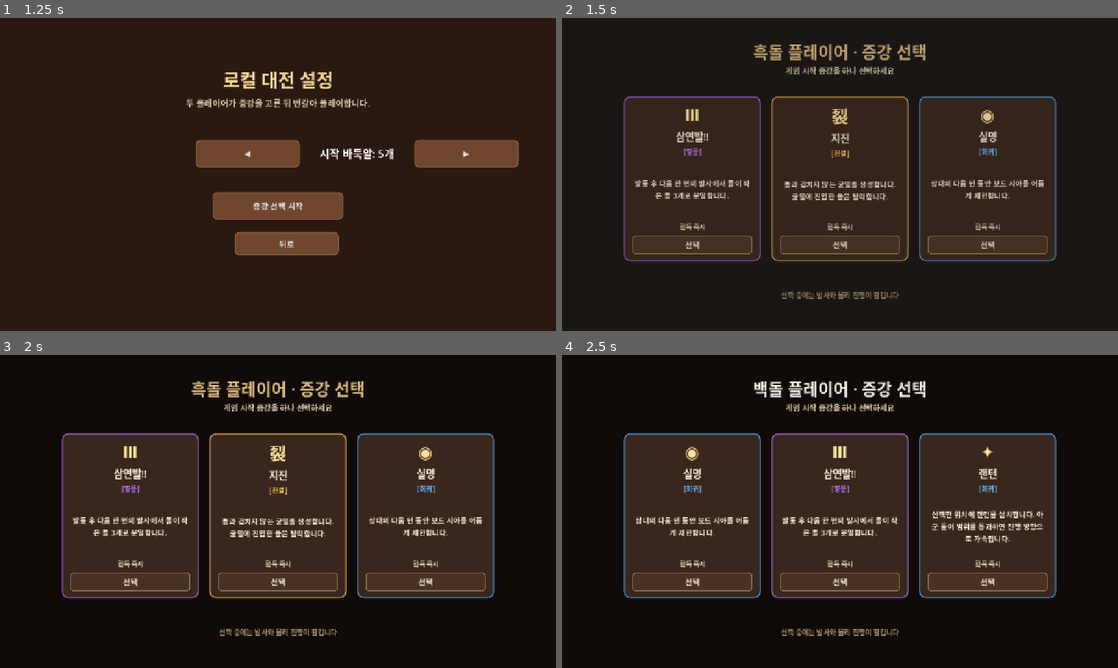
Above: before the commit, frames 1-4 (two rows, left to right).
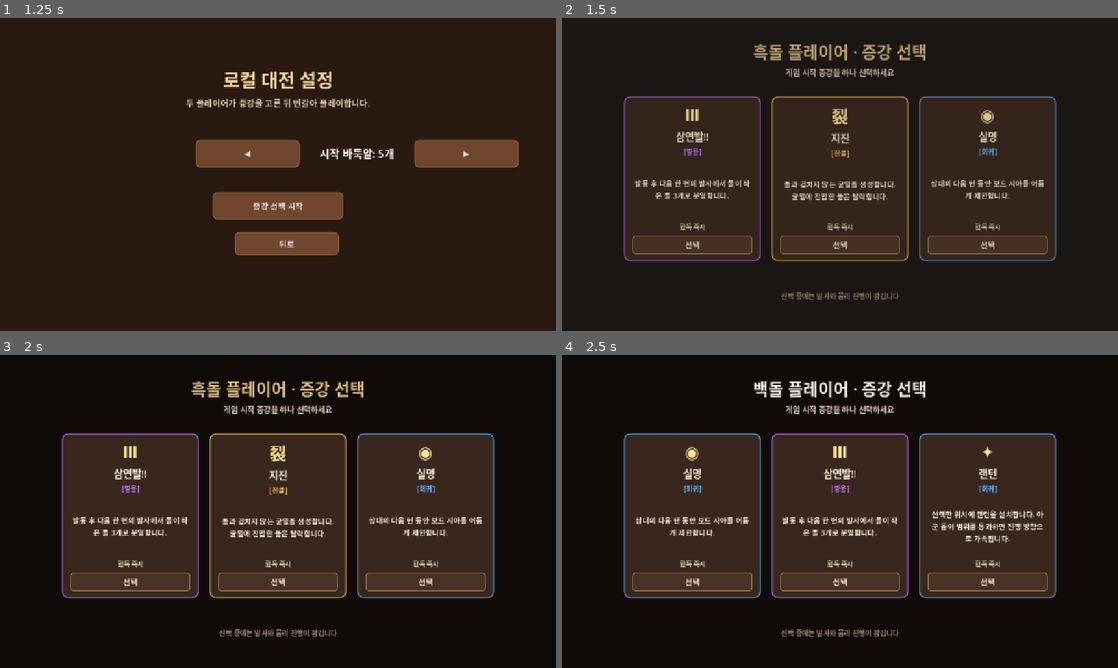
Above: after the commit, the same moments.

Repository: peeta0126/AugmentAlkkagi
Game: Godot game, scene res://scenes/main.tscn
The game is run twice, just before and just after one commit, with the same random seed, the same clock (stepped at 60 frames per second) and the same inputs.
Inputs:
- Up to frame 1 (1.25 s): click "로컬 대전 시작" at 0.5 s
- Up to frame 2 (1.5 s): click "증강 선택 시작" at 1.25 s
- Up to frame 3 (2 s): no input
- Up to frame 4 (2.5 s): click "선택" at 2 s

Frame 1 is identical in both runs. In frame 2, 0.5% of the frame differs, in the area x 39-61%, y 15-90%; in frame 3, 0.6%; in frame 4, 0.6%.

Commit message:
refactor(ui): extract augment selection screen

Diff:
--- /dev/null
+++ b/scenes/ui/augment_selection.tscn
@@ -0,0 +1,82 @@
+[gd_scene load_steps=3 format=3]
+
+[ext_resource type="Script" uid="uid://dyua56884ygjq" path="res://scripts/ui/augment_selection.gd" id="1_script"]
+[ext_resource type="PackedScene" uid="uid://w5y8c20221m7" path="res://scenes/ui/augment_card.tscn" id="2_card"]
+
+[node name="AugmentSelection" type="Control"]
+layout_mode = 3
+anchors_preset = 15
+anchor_right = 1.0
+anchor_bottom = 1.0
+grow_horizontal = 2
+grow_vertical = 2
+script = ExtResource("1_script")
+
+[node name="Background" type="ColorRect" parent="."]
+unique_name_in_owner = true
+layout_mode = 1
+anchors_preset = 15
+anchor_right = 1.0
+anchor_bottom = 1.0
+grow_horizontal = 2
+grow_vertical = 2
+mouse_filter = 2
+color = Color(0.055, 0.035, 0.025, 0.96)
+
+[node name="TitleLabel" type="Label" parent="."]
+unique_name_in_owner = true
+layout_mode = 0
+offset_left = 250.0
+offset_top = 48.0
+offset_right = 1030.0
+offset_bottom = 106.0
+theme_override_colors/font_color = Color(1, 0.568627, 0.498039, 1)
+theme_override_font_sizes/font_size = 38
+text = "흑돌 플레이어 · 증강 선택"
+horizontal_alignment = 1
+vertical_alignment = 1
+
+[node name="InstructionLabel" type="Label" parent="."]
+unique_name_in_owner = true
+layout_mode = 0
+offset_left = 300.0
+offset_top = 108.0
+offset_right = 980.0
+offset_bottom = 143.0
+theme_override_colors/font_color = Color(0.866667, 0.8, 0.690196, 1)
+theme_override_font_sizes/font_size = 18
+text = "게임 시작 증강을 하나 선택하세요"
+horizontal_alignment = 1
+vertical_alignment = 1
+
+[node name="CardArea" type="HBoxContainer" parent="."]
+unique_name_in_owner = true
+layout_mode = 0
+offset_left = 118.0
+offset_top = 180.0
+offset_right = 1162.0
+offset_bottom = 560.0
+theme_override_constants/separation = 24
+alignment = 1
+
+[node name="SampleCard1" parent="CardArea" instance=ExtResource("2_card")]
+layout_mode = 2
+
+[node name="SampleCard2" parent="CardArea" instance=ExtResource("2_card")]
+layout_mode = 2
+
+[node name="SampleCard3" parent="CardArea" instance=ExtResource("2_card")]
+layout_mode = 2
+
+[node name="FooterLabel" type="Label" parent="."]
+unique_name_in_owner = true
+layout_mode = 0
+offset_left = 340.0
+offset_top = 625.0
+offset_right = 940.0
+offset_bottom = 653.0
+theme_override_colors/font_color = Color(0.623529, 0.541176, 0.45098, 1)
+theme_override_font_sizes/font_size = 16
+text = "선택 중에는 발사와 물리 진행이 잠깁니다"
+horizontal_alignment = 1
+vertical_alignment = 1
--- a/scripts/core/game_manager.gd
+++ b/scripts/core/game_manager.gd
@@ -7,7 +7,7 @@
 const TemporaryWallScript := preload("res://scripts/gameplay/temporary_wall.gd")
 const SkillProjectileScript := preload("res://scripts/gameplay/skill_projectile.gd")
 const NetworkManagerScript := preload("res://scripts/network/network_manager.gd")
-const AugmentCardScene := preload("res://scenes/ui/augment_card.tscn")
+const AugmentSelectionScene := preload("res://scenes/ui/augment_selection.tscn")
 
 var state_machine: GameStateMachine
 var augment_manager: AugmentManager
@@ -511,42 +511,15 @@
 	selection_resume_player = resume_player
 	current_choices = augment_manager.get_choices(player_id, 3)
 	state_machine.transition(GameStateMachine.State.INITIAL_AUGMENT_SELECTION if initial else GameStateMachine.State.AUGMENT_SELECTION)
-	set_screen(_panel_root())
-	_add_background(screen_root, Color(0.055, 0.035, 0.025, 0.96))
-	var color: Color = AlkkagiPiece.OWNER_COLORS[player_id]
-	var player_name: String = str(AlkkagiPiece.STONE_NAMES[player_id])
-	var title := _label("%s 플레이어 · 증강 선택" % player_name, 38, color.lightened(0.22))
-	title.horizontal_alignment = HORIZONTAL_ALIGNMENT_CENTER
-	title.position = Vector2(250, 48)
-	title.size = Vector2(780, 58)
-	screen_root.add_child(title)
-	var subtitle_text := "게임 시작 증강을 하나 선택하세요" if initial else "%d라운드 완료 보상 — 양쪽 모두 선택해야 재개됩니다" % round_count
-	var subtitle := _label(subtitle_text, 18, Color("ddccb0"))
-	subtitle.horizontal_alignment = HORIZONTAL_ALIGNMENT_CENTER
-	subtitle.position = Vector2(300, 108)
-	subtitle.size = Vector2(680, 35)
-	screen_root.add_child(subtitle)
-	var row := HBoxContainer.new()
-	row.position = Vector2(118, 180)
-	row.size = Vector2(1044, 380)
-	row.alignment = BoxContainer.ALIGNMENT_CENTER
-	row.add_theme_constant_override("separation", 24)
-	screen_root.add_child(row)
-	for definition in current_choices:
-		row.add_child(_augment_card(definition))
-	var footer := _label("선택 중에는 발사와 물리 진행이 잠깁니다", 16, Color("9f8a73"))
-	footer.horizontal_alignment = HORIZONTAL_ALIGNMENT_CENTER
-	footer.position = Vector2(340, 625)
-	footer.size = Vector2(600, 28)
-	screen_root.add_child(footer)
-	screen_root.modulate.a = 0.0
-	create_tween().tween_property(screen_root, "modulate:a", 1.0, 0.22)
-
-func _augment_card(definition: AugmentDefinition) -> AugmentCard:
-	var card := AugmentCardScene.instantiate() as AugmentCard
-	card.setup(definition)
-	card.augment_selected.connect(_choose_augment)
-	return card
+	_show_augment_selection_screen()
+
+func _show_augment_selection_screen() -> void:
+	var color: Color = AlkkagiPiece.OWNER_COLORS[selection_player]
+	var player_name: String = str(AlkkagiPiece.STONE_NAMES[selection_player])
+	var selection_screen := AugmentSelectionScene.instantiate() as AugmentSelection
+	selection_screen.setup(player_name, color, current_choices, selection_is_initial, round_count)
+	selection_screen.augment_selected.connect(_choose_augment)
+	set_screen(selection_screen)
 
 func _choose_augment(augment_id: StringName) -> void:
 	if state_machine.current not in [GameStateMachine.State.INITIAL_AUGMENT_SELECTION, GameStateMachine.State.AUGMENT_SELECTION]:
@@ -1269,15 +1242,8 @@
 	show_augment_selection_from_choices()
 
 func show_augment_selection_from_choices() -> void:
-	var preserved := current_choices.duplicate()
-	show_augment_selection(selection_player, selection_is_initial, selection_resume_player)
-	current_choices = preserved
-	var row := screen_root.get_child(screen_root.get_child_count() - 2) as HBoxContainer
-	if row:
-		for child in row.get_children():
-			child.queue_free()
-		for definition in current_choices:
-			row.add_child(_augment_card(definition))
+	cancel_aim()
+	_show_augment_selection_screen()
 
 func network_show_waiting(message: String) -> void:
 	cancel_aim()
--- /dev/null
+++ b/scripts/ui/augment_selection.gd
@@ -0,0 +1,67 @@
+class_name AugmentSelection
+extends Control
+
+signal augment_selected(augment_id: StringName)
+
+const AugmentCardScene := preload("res://scenes/ui/augment_card.tscn")
+
+@export_group("Transition")
+@export_range(0.0, 1.0, 0.01) var fade_duration := 0.22
+
+@onready var title_label: Label = %TitleLabel
+@onready var instruction_label: Label = %InstructionLabel
+@onready var card_area: HBoxContainer = %CardArea
+
+var _player_name := ""
+var _player_color := Color.WHITE
+var _choices: Array[AugmentDefinition] = []
+var _is_initial := true
+var _round_count := 0
+var _is_configured := false
+
+
+func _ready() -> void:
+	if _is_configured:
+		_apply_content()
+	modulate.a = 0.0
+	create_tween().tween_property(self, "modulate:a", 1.0, fade_duration)
+
+
+func setup(
+	player_name: String,
+	player_color: Color,
+	choices: Array[AugmentDefinition],
+	is_initial: bool,
+	round_count: int
+) -> void:
+	_player_name = player_name
+	_player_color = player_color
+	_choices = choices.duplicate()
+	_is_initial = is_initial
+	_round_count = round_count
+	_is_configured = true
+	if is_node_ready():
+		_apply_content()
+
+
+func _apply_content() -> void:
+	title_label.text = "%s 플레이어 · 증강 선택" % _player_name
+	title_label.add_theme_color_override("font_color", _player_color.lightened(0.22))
+	instruction_label.text = (
+		"게임 시작 증강을 하나 선택하세요"
+		if _is_initial
+		else "%d라운드 완료 보상 — 양쪽 모두 선택해야 재개됩니다" % _round_count
+	)
+
+	for child in card_area.get_children():
+		card_area.remove_child(child)
+		child.queue_free()
+	for definition in _choices:
+		var card := AugmentCardScene.instantiate() as AugmentCard
+		card.setup(definition)
+		card.augment_selected.connect(_on_card_selected)
+		card_area.add_child(card)
+
+
+func _on_card_selected(augment_id: StringName) -> void:
+	augment_selected.emit(augment_id)
Not shown, added: scripts/ui/augment_selection.gd.uid
